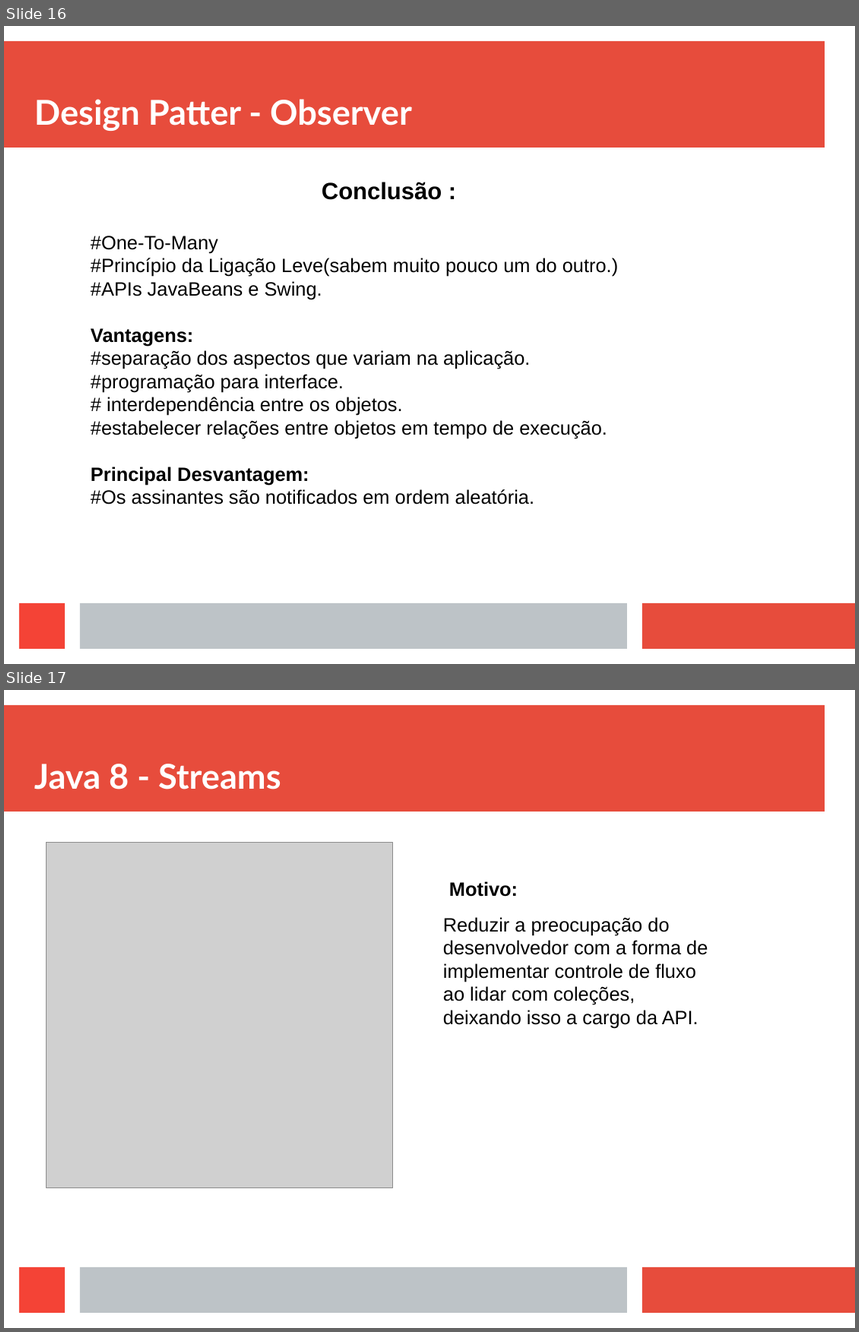
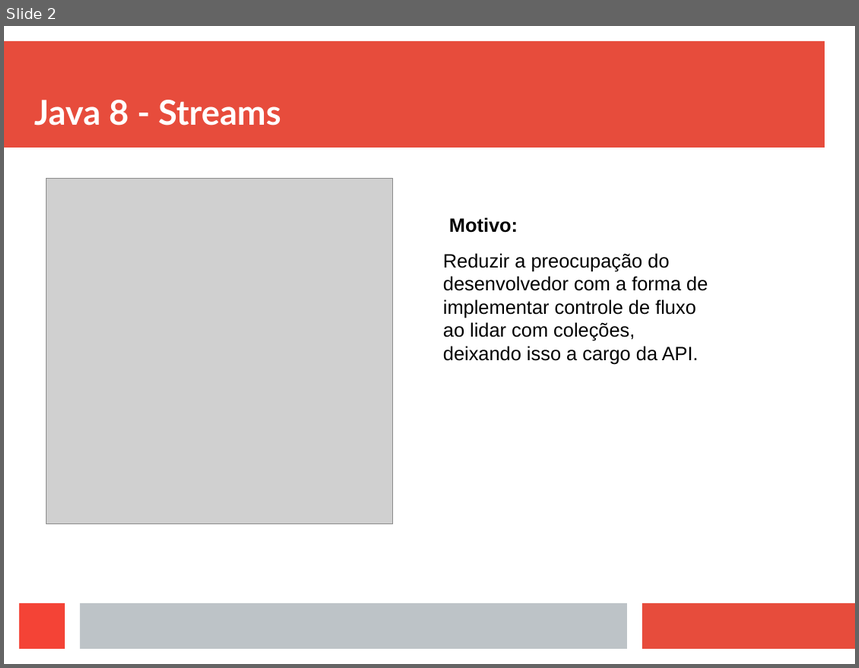
Before and after one commit to viniciusFortti/test, a slide deck: Apresentação/ApresentaçãoTerceiraSemana.odp. Shown one above the other, each under a label of ours: slides 16 and 17 before the commit, slide 2 after it. The pictures are 859x1332 and 859x668 pixels, drawn with LibreOffice and Linux fonts; fonts in the diff are those of the drawing; grey boxes stand for pictures. Boxes give left, top, right and bottom in pixels: in the first picture for what was removed or moved away, otherwise in the second. Text is boxed around its words. In the diff, an @@ line names an element or a change of style, - is before the commit and + after.

```diff
--- a/Apresentação/ApresentaçãoTerceiraSemana.odp
+++ b/Apresentação/ApresentaçãoTerceiraSemana.odp
@@ slide 16 removed at [4, 26, 855, 664], background #FFFFFF; not listed: 4 template elements that a slide beside it also shows @@
@@ title removed at [34, 99, 412, 131] @@
-Design Patter - Observer
@@ text removed at [322, 182, 442, 200] @@
-Conclusão :
@@ text removed at [91, 236, 618, 505] @@
-#One-To-Many
-#Princípio da Ligação Leve(sabem muito pouco um do outro.)
-#APIs JavaBeans e Swing.
-Vantagens:
-#separação dos aspectos que variam na aplicação.
-#programação para interface.
-# interdependência entre os objetos.
-#estabelecer relações entre objetos em tempo de execução.
-Principal Desvantagem:
-#Os assinantes são notificados em ordem aleatória.
@@ what was slide 17 is now slide 2 @@
```
Also in this commit, not shown: 9 slides added, 15 other slides removed, 4 other files.
